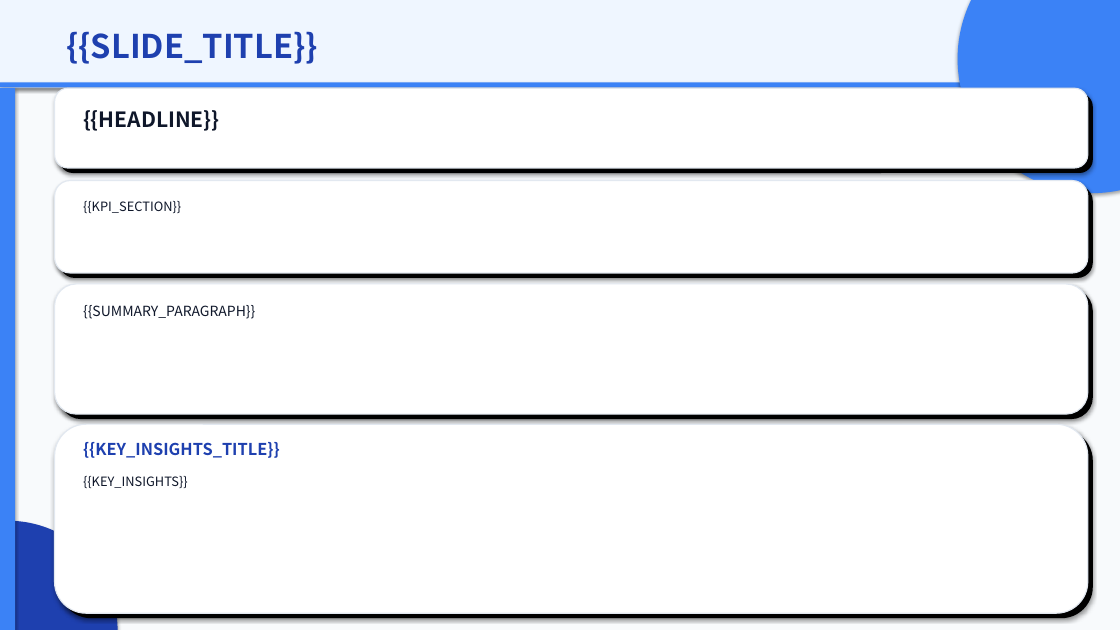
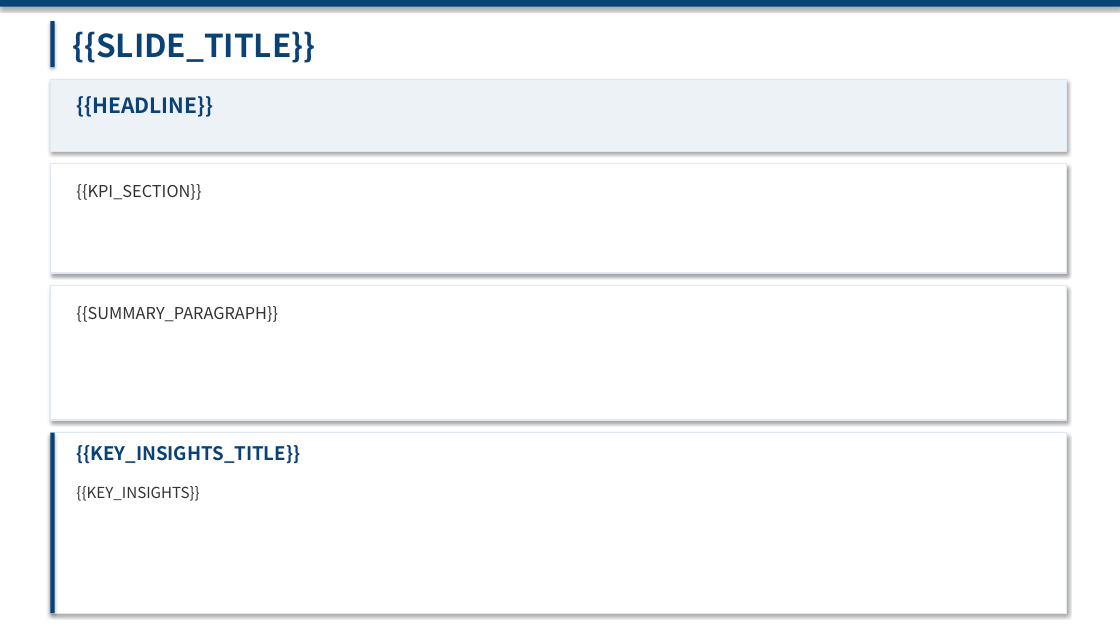
Before and after one commit to Xupai2022/report-generation, a slide deck: slide 2 of mss_ai_ppt_sample_assets/backend/data/templates/mss_executive_v2.pptx. Drawn at 1120x630 pixels with LibreOffice and Linux fonts; fonts in the diff are those of the drawing. Boxes give left, top, right and bottom in pixels: in the first picture for what was removed or moved away, otherwise in the second. Text is boxed around its words. In the diff, an @@ line names an element or a change of style, - is before the commit and + after.

```diff
--- a/mss_ai_ppt_sample_assets/backend/data/templates/mss_executive_v2.pptx
+++ b/mss_ai_ppt_sample_assets/backend/data/templates/mss_executive_v2.pptx
@@ background #F8FAFC to #FFFFFF @@
@@ rectangle resized from (x1=0, y1=0, x2=1120, y2=88) to (x1=0, y1=0, x2=1120, y2=7) @@
@@ rectangle at (x1=0, y1=0, x2=1120, y2=7): fill #EFF6FF to #0A4275 @@
@@ rectangle added at (x1=50, y1=21, x2=55, y2=67), fill #0A4275 @@
@@ text "{{SLIDE_TITLE}}" at (x1=72, y1=31, x2=315, y2=63): size 28 to 27 pt, text colour #1E40AF to #0A4275 @@
@@ ellipse removed at (x1=958, y1=0, x2=1120, y2=193) @@
@@ rectangle removed at (x1=0, y1=88, x2=15, y2=630) @@
@@ rectangle resized from (x1=0, y1=82, x2=1120, y2=87) to (x1=50, y1=80, x2=1067, y2=151) @@
@@ rectangle at (x1=50, y1=80, x2=1067, y2=151): fill #3B82F6 to #EDF2F7; outline none to #E2E8F0 1 pt @@
@@ text "{{HEADLINE}}" moved from (x1=83, y1=110, x2=220, y2=131) to (x1=76, y1=96, x2=213, y2=117) @@
@@ text "{{HEADLINE}}" at (x1=76, y1=96, x2=213, y2=117): text colour #0F172A to #0A4275 @@
@@ rounded rectangle removed at (x1=60, y1=93, x2=1093, y2=173) @@
@@ rounded rectangle to rectangle in 3 elements at (x1=50, y1=286, x2=1067, y2=420), (x1=50, y1=433, x2=1067, y2=613), (x1=50, y1=164, x2=1067, y2=273) @@
@@ rectangle resized from (x1=55, y1=181, x2=1088, y2=273) to (x1=50, y1=164, x2=1067, y2=273) @@
@@ text "{{KPI_SECTION}}" moved from (x1=83, y1=201, x2=181, y2=213) to (x1=76, y1=184, x2=201, y2=200) @@
@@ text "{{KPI_SECTION}}" at (x1=76, y1=184, x2=201, y2=200): size 11 to 14 pt, text colour #0F172A to #333333 @@
@@ rounded rectangle removed at (x1=60, y1=186, x2=1093, y2=278) @@
@@ rectangle resized from (x1=55, y1=88, x2=1088, y2=168) to (x1=50, y1=286, x2=1067, y2=420) @@
@@ rounded rectangle removed at (x1=55, y1=284, x2=1088, y2=414) @@
@@ rounded rectangle removed at (x1=60, y1=289, x2=1093, y2=419) @@
@@ text "{{SUMMARY_PARAGRAPH}}" at (x1=76, y1=306, x2=278, y2=322): size 12 to 14 pt, text colour #0F172A to #333333 @@
@@ rectangle resized from (x1=55, y1=424, x2=1088, y2=613) to (x1=50, y1=433, x2=1067, y2=613) @@
@@ rectangle added at (x1=50, y1=433, x2=55, y2=613), fill #0A4275 @@
@@ rounded rectangle removed at (x1=60, y1=429, x2=1093, y2=618) @@
@@ text "{{KEY_INSIGHTS_TITLE}}" at (x1=76, y1=445, x2=300, y2=464): size 14 to 16 pt, text colour #1E40AF to #0A4275 @@
@@ text "{{KEY_INSIGHTS}}" moved from (x1=83, y1=476, x2=188, y2=488) to (x1=76, y1=486, x2=199, y2=501) @@
@@ text "{{KEY_INSIGHTS}}" at (x1=76, y1=486, x2=199, y2=501): size 11 to 13 pt, text colour #0F172A to #333333 @@
@@ ellipse removed at (x1=0, y1=521, x2=118, y2=630) @@
```
Also in this commit, not shown: 7 other slides changed, 5 other files.
